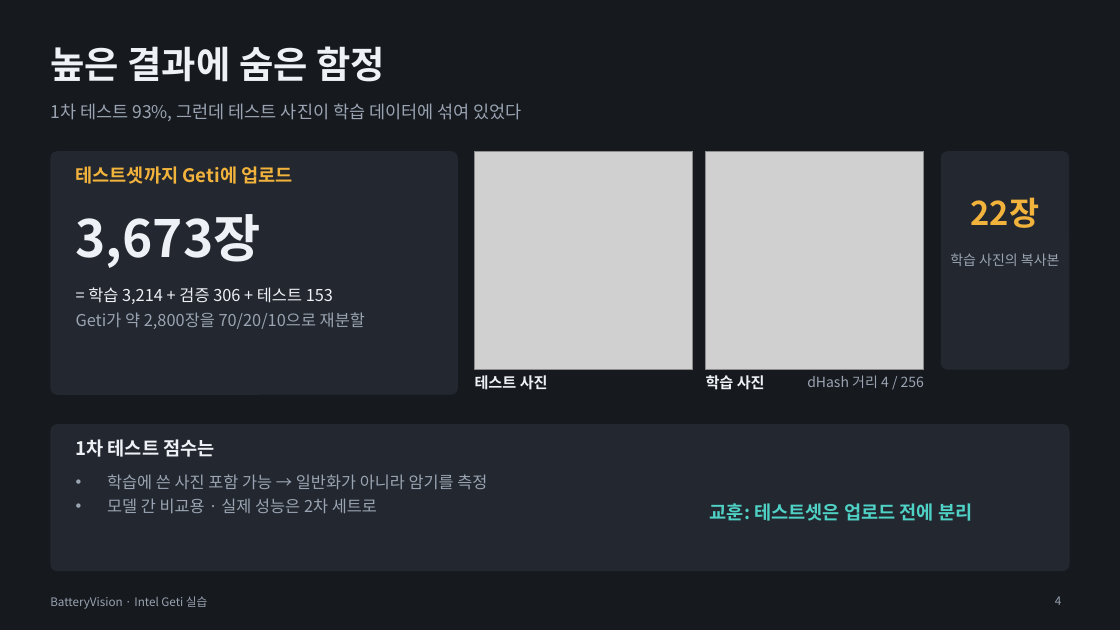
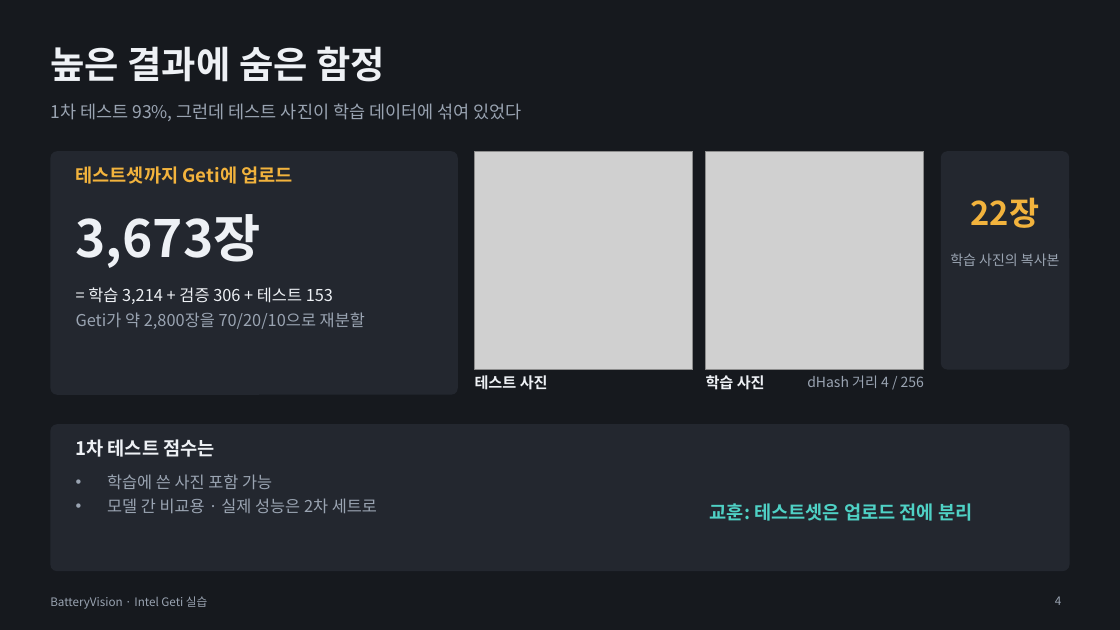
Before and after one commit to se4nchoi/batteryvision, a slide deck: slide 4 of docs/submission/BatteryVision_발표.pptx. Drawn at 1120x630 pixels with LibreOffice and Linux fonts; fonts in the diff are those of the drawing; grey boxes stand for pictures. Boxes give left, top, right and bottom in pixels: in the first picture for what was removed or moved away, otherwise in the second. Text is boxed around its words. In the diff, an @@ line names an element or a change of style, - is before the commit and + after.

```diff
--- a/docs/submission/BatteryVision_발표.pptx
+++ b/docs/submission/BatteryVision_발표.pptx
@@ text at box(107, 474, 272, 489): text changed @@
-• 학습에 쓴 사진 포함 가능 → 일반화가 아니라 암기를 측정
+• 학습에 쓴 사진 포함 가능
```
Also in this commit, not shown: 5 other slides changed, 1 slide added, 1 other file.
